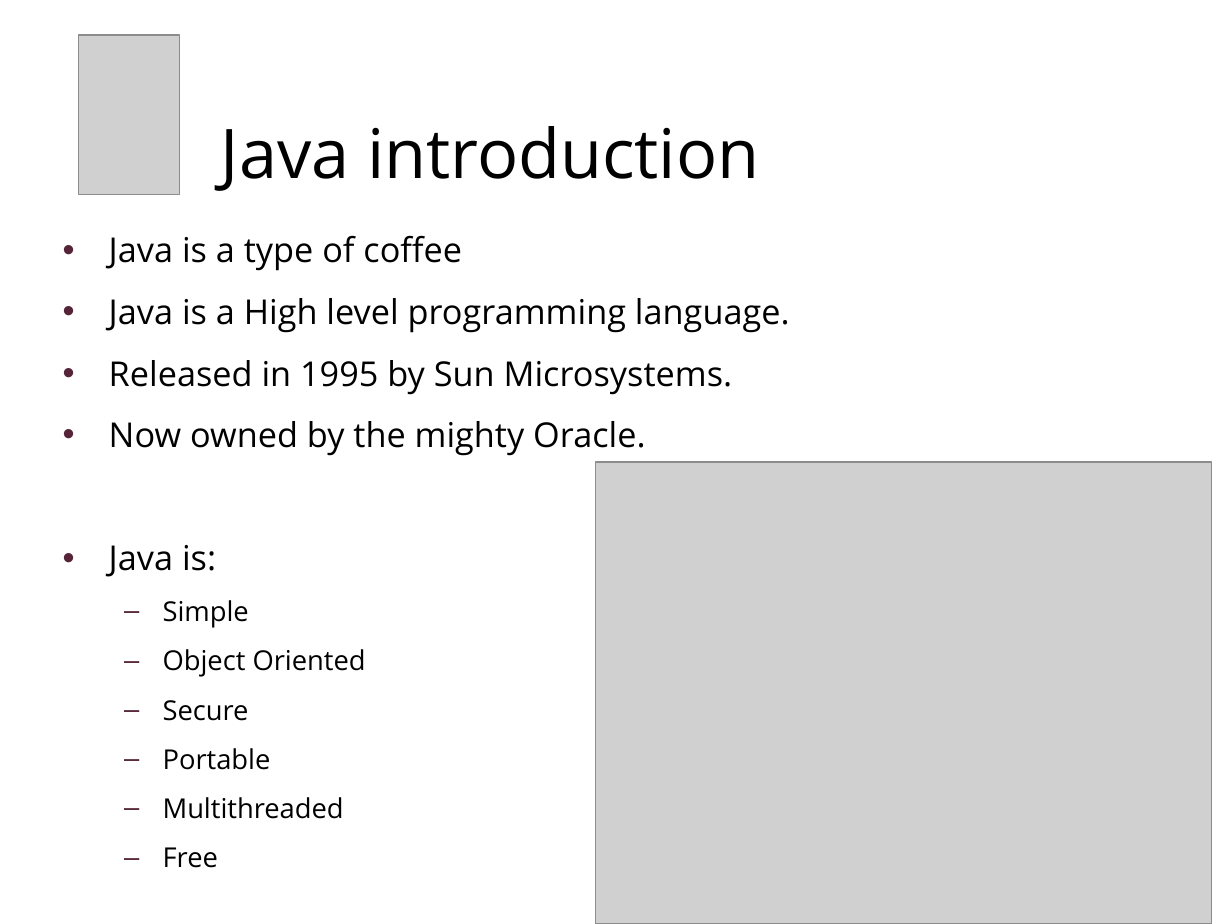
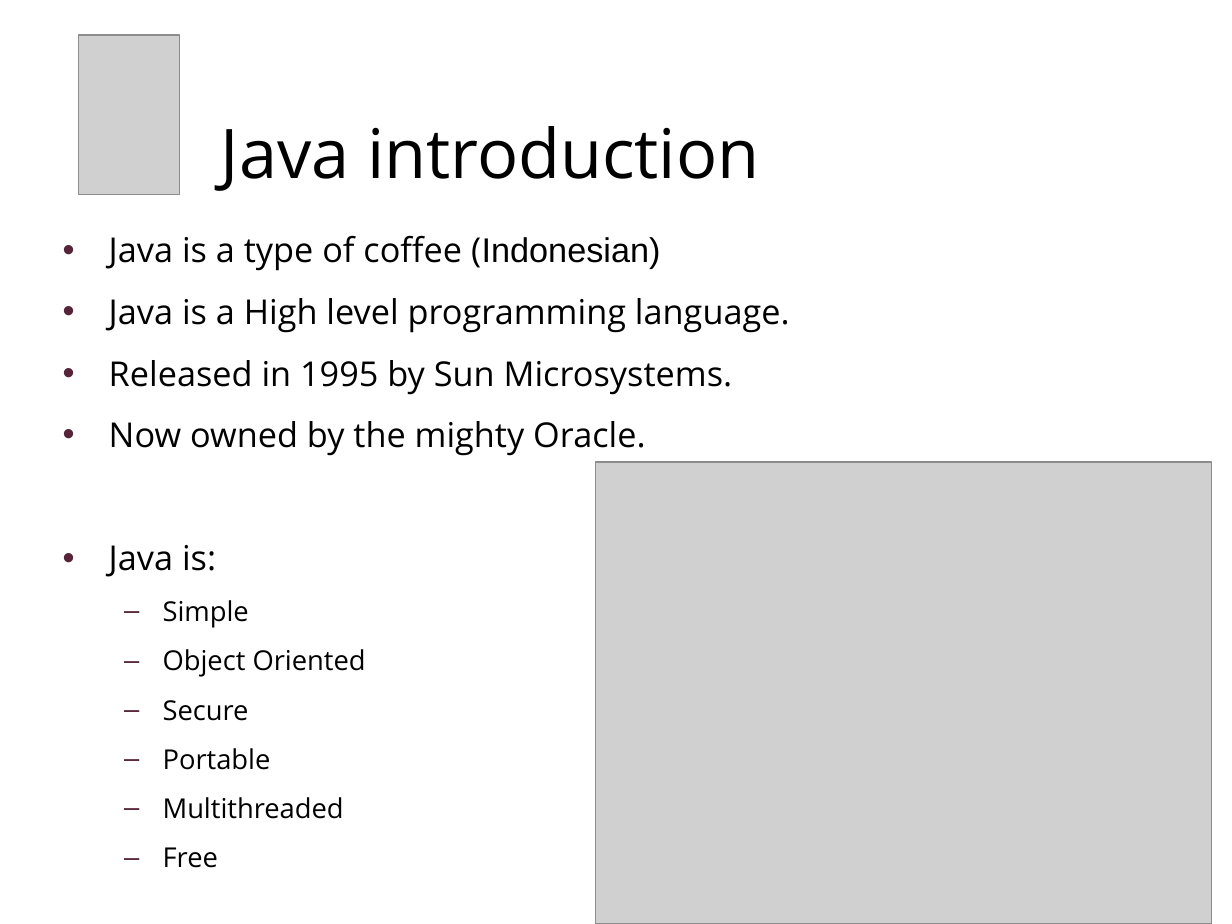
Before and after one commit to chaimt/Tikal-Java-RoadMap, a slide deck: slide 6 of Presentations/1a - Java lang.pptx. Drawn at 1232x924 pixels with LibreOffice and Linux fonts; fonts in the diff are those of the drawing; grey boxes stand for pictures; background and template pictures are left out. Boxes give left, top, right and bottom in pixels: in the first picture for what was removed or moved away, otherwise in the second. Text is boxed around its words. In the diff, an @@ line names an element or a change of style, - is before the commit and + after.

```diff
--- a/Presentations/1a - Java lang.pptx
+++ b/Presentations/1a - Java lang.pptx
@@ text at (x1=109, y1=235, x2=661, y2=271): text changed @@
-• Java is a type of coffee
+• Java is a type of coffee (Indonesian)
```
Also in this commit, not shown: 4 other slides changed, 1 other file.
